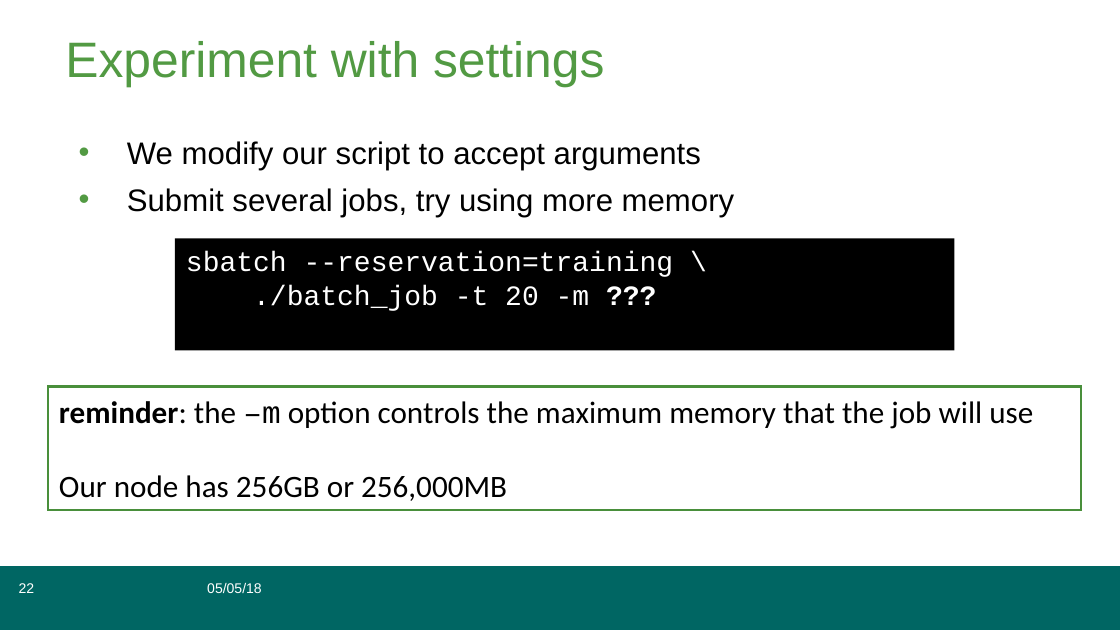
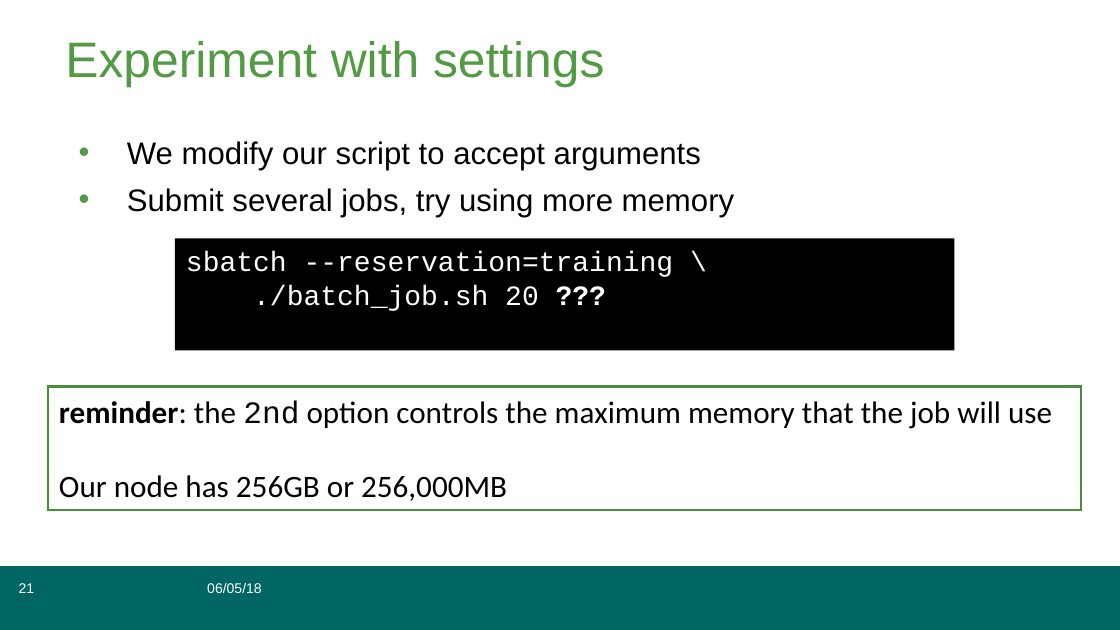
Before and after one commit to grimbough/embl_hpc, a slide deck: slide 21 of cluster_training2018.odp (slide 22 before the commit). Drawn at 1120x630 pixels with LibreOffice and Linux fonts; fonts in the diff are those of the drawing. Boxes give left, top, right and bottom in pixels: in the first picture for what was removed or moved away, otherwise in the second. Text is boxed around its words. In the diff, an @@ line names an element or a change of style, - is before the commit and + after.

```diff
--- a/cluster_training2018.odp
+++ b/cluster_training2018.odp
@@ text in rectangle at (253, 285, 539, 311): text changed @@
-./batch_job -t 20 -m ???
+./batch_job.sh 20 ???
@@ text in rectangle at (59, 400, 1052, 429): text changed @@
-reminder: the –m option controls the maximum memory that the job will use
+reminder: the 2nd option controls the maximum memory that the job will use
@@ page number at (19, 583, 35, 593): text changed @@
-22
+21
@@ text in free at (207, 583, 261, 593): text changed @@
-05/05/18
+06/05/18
```
Also in this commit, not shown: 77 other slides changed, 3 slides added, 5 slides removed.
